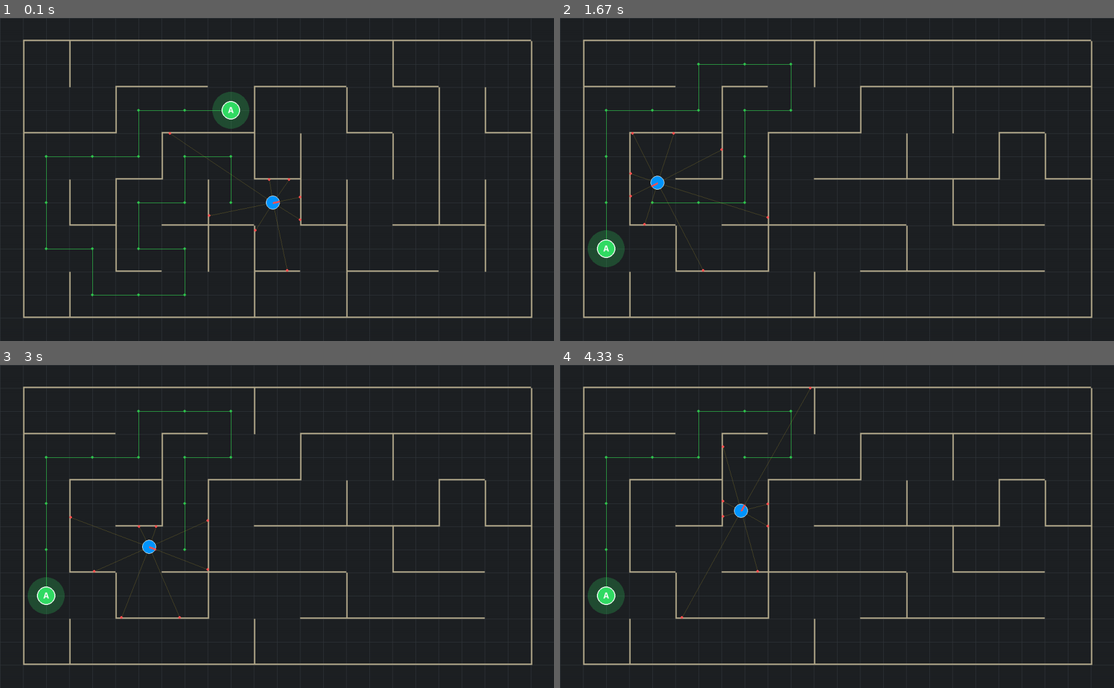
Above: before the commit, frames 1-4 (two rows, left to right).
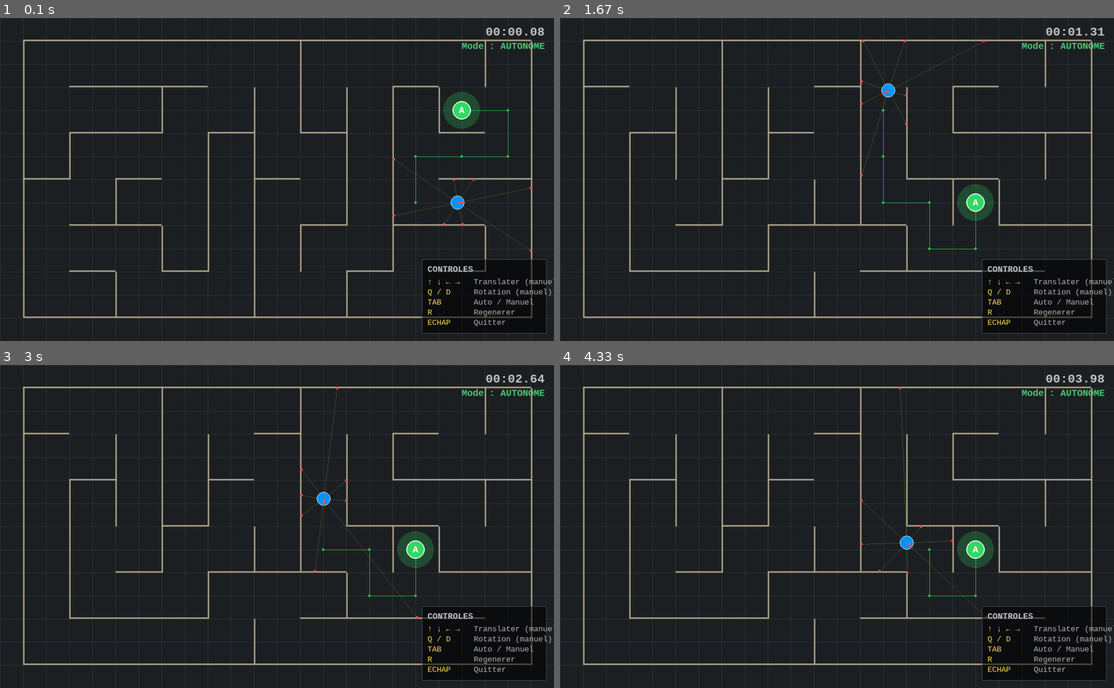
Above: after the commit, the same moments.

Repository: PauloMoq/robotic_s4
Game: pygame game, started from project/03_test_lidar.py
Two runs of this game, one before a commit and one after it. Both use one fixed random seed, a clock stepped at 60 frames per second and the inputs below.
Inputs:
- Up to frame 1 (0.1 s): no input
- Up to frame 2 (1.67 s): tap R at 0.33 s; tap Enter at 0.67 s
- Up to frame 3 (3 s): no input
- Up to frame 4 (4.33 s): no input

The runs differ from the first frame. In frame 1, 5.6% of the frame differs, in the area x 4-100%, y 2-98%; in frame 2, 5.2%; in frame 3, 5.1%; in frame 4, 5.1%.

Commit message:
feat: main 3 clean + affichage UI + Tab pour changer de Mode (manuel/autonome)

Diff:
--- a/project/03_test_lidar.py
+++ b/project/03_test_lidar.py
@@ -4,155 +4,36 @@
 from robot.model.RobotMobile import RobotMobile
 from robot.model.Moteur import MoteurOmnidirectionnel
 from robot.controler.ControleurPygame import ControleurPygame
+from robot.controler.ControleurAutonome import ControleurAutonome
 from robot.vue.VuePygame import VuePygame
 from robot.model.Environnement import Environnement
+from robot.model.Labyrinthe import Labyrinthe
+from robot.model.Lidar import Lidar
 import pygame
 import sys
-import random
-from robot.model.Lidar import Lidar
-from robot.controler.ControleurAutonome import ControleurAutonome
-
-# ---------------------------------------------------------------------------
-# Labyrinthe procédural — Recursive Backtracker (DFS)
-#
-# La grille est découpée en cellules. Chaque mur entre deux cellules
-# adjacentes est soit présent soit abattu par l'algorithme DFS.
-# Les murs sont ensuite convertis en segments pour l'Environnement.
-#
-# Coordonnées monde : origine (0,0) au centre, x ∈ [-demi_x, demi_x]
-# ---------------------------------------------------------------------------
 
 WIN_W    = 1200
 WIN_H    = 700
 MARGE_PX = 30
 SCALE    = 50
-CELL     = 2.0    # taille d'une cellule en unités monde
-E        = 0.06   # épaisseur des murs
+CELL     = 2.0
+E        = 0.06
 
-demi_x = (WIN_W / 2 - MARGE_PX) / SCALE   # 11.4
-demi_y = (WIN_H / 2 - MARGE_PX) / SCALE   # 6.4
+demi_x = (WIN_W / 2 - MARGE_PX) / SCALE
+demi_y = (WIN_H / 2 - MARGE_PX) / SCALE
 
-COLS = int(2 * demi_x / CELL)   # 11
-ROWS = int(2 * demi_y / CELL)   # 6
-
-# Coin bas-gauche du labyrinthe en unités monde
-X0 = -COLS * CELL / 2
-Y0 = -ROWS * CELL / 2
-
-
-# ── Algorithme DFS ──────────────────────────────────────────────────────────
-
-def generer_labyrinthe(cols, rows, seed=None):
-    """
-    Recursive Backtracker (DFS iteratif).
-    Retourne un set de murs abattus : {((r1,c1),(r2,c2)), ...}
-    où (r1,c1) et (r2,c2) sont deux cellules voisines sans mur entre elles.
-    """
-    if seed is not None:
-        random.seed(seed)
-
-    visited = [[False]*cols for _ in range(rows)]
-    passages = set()  # paires de cellules connectées (mur abattu)
-
-    def voisins(r, c):
-        for dr, dc in [(-1,0),(1,0),(0,-1),(0,1)]:
-            nr, nc = r+dr, c+dc
-            if 0 <= nr < rows and 0 <= nc < cols and not visited[nr][nc]:
-                yield (nr, nc)
-
-    # Départ aléatoire
-    r0, c0 = random.randint(0, rows-1), random.randint(0, cols-1)
-    stack = [(r0, c0)]
-    visited[r0][c0] = True
-
-    while stack:
-        r, c = stack[-1]
-        vois = list(voisins(r, c))
-        if vois:
-            nr, nc = random.choice(vois)
-            visited[nr][nc] = True
-            # Enregistrer le passage (clé canonique)
-            passages.add((min((r,c),(nr,nc)), max((r,c),(nr,nc))))
-            stack.append((nr, nc))
-        else:
-            stack.pop()
-
-    return passages
-
-
-def cellule_vers_monde(r, c):
-    """Retourne le coin bas-gauche de la cellule (r, c) en coordonnées monde."""
-    x = X0 + c * CELL
-    y = Y0 + (ROWS - 1 - r) * CELL   # r=0 est en haut → y grand
-    return x, y
-
-
-def construire_murs(passages):
-    """
-    Convertit la grille + passages en liste de murs {x, y, w, h}.
-    On génère les murs de bordure + les murs intérieurs non abattus.
-    """
-    murs = []
-
-    def mh(x, y, w):
-        if w > E: murs.append({"x": x, "y": y, "w": w, "h": E})
-
-    def mv(x, y, h):
-        if h > E: murs.append({"x": x, "y": y, "w": E, "h": h})
-
-    # ── Bordures extérieures ────────────────────────────────────────────────
-    larg = COLS * CELL
-    haut = ROWS * CELL
-    mh(X0, Y0,        larg)          # bas
-    mh(X0, Y0 + haut, larg)          # haut
-    mv(X0,        Y0, haut)          # gauche
-    mv(X0 + larg, Y0, haut)          # droite
-
-    # ── Murs intérieurs ─────────────────────────────────────────────────────
-    for r in range(ROWS):
-        for c in range(COLS):
-            cx, cy = cellule_vers_monde(r, c)
-
-            # Mur du BAS de la cellule (entre (r,c) et (r+1,c))
-            # r+1 est la ligne en dessous → en monde c'est cy - CELL
-            if r + 1 < ROWS:
-                cle = (min((r,c),(r+1,c)), max((r,c),(r+1,c)))
-                if cle not in passages:
-                    mh(cx, cy, CELL)
-
-            # Mur de DROITE de la cellule (entre (r,c) et (r,c+1))
-            if c + 1 < COLS:
-                cle = (min((r,c),(r,c+1)), max((r,c),(r,c+1)))
-                if cle not in passages:
-                    mv(cx + CELL, cy, CELL)
-
-    return murs
-
-
-def cellule_aleatoire_unique(exclure=None):
-    while True:
-        r = random.randint(0, ROWS-1)
-        c = random.randint(0, COLS-1)
-        if exclure is None or (r, c) != exclure:
-            return r, c
-
-
-def centre_cellule_monde(r, c):
-    x, y = cellule_vers_monde(r, c)
-    return x + CELL/2, y + CELL/2
-
-
-# ── Main ────────────────────────────────────────────────────────────────────
+COLS = int(2 * demi_x / CELL)
+ROWS = int(2 * demi_y / CELL)
 
 def main():
-    passages = generer_labyrinthe(COLS, ROWS)
-    murs     = construire_murs(passages)
+    laby = Labyrinthe(COLS, ROWS, cell_size=CELL, epaisseur_mur=E)
+    laby.generer()
+    murs = laby.construire_murs()
 
-    # Départ et arrivée aléatoires (cellules différentes)
-    r_dep, c_dep = cellule_aleatoire_unique()
-    r_arr, c_arr = cellule_aleatoire_unique(exclure=(r_dep, c_dep))
-    x_dep, y_dep = centre_cellule_monde(r_dep, c_dep)
-    x_arr, y_arr = centre_cellule_monde(r_arr, c_arr)
+    r_dep, c_dep = laby.cellule_aleatoire()
+    r_arr, c_arr = laby.cellule_aleatoire(exclure=(r_dep, c_dep))
+    x_dep, y_dep = laby.centre_cellule_monde(r_dep, c_dep)
+    x_arr, y_arr = laby.centre_cellule_monde(r_arr, c_arr)
 
     env = Environnement(
         largeur=WIN_W / SCALE,
@@ -161,27 +42,30 @@
         arrivee={"x": x_arr, "y": y_arr, "rayon": 0.4}
     )
 
-    robot      = RobotMobile(x=x_dep, y=y_dep, moteur=MoteurOmnidirectionnel())
-    vue        = VuePygame(largeur=WIN_W, hauteur=WIN_H, scale=SCALE)
-    lidar      = Lidar(nb_rayons=8, portee=8.0, pas=0.02)
-    controleur_manuel   = ControleurPygame(robot)
-    controleur_auto     = ControleurAutonome(
-                              robot, lidar, passages,
-                              cell_size=CELL, x0=X0, y0=Y0,
-                              cols=COLS, rows=ROWS,
-                              rc_depart=(r_dep, c_dep),
-                              rc_arrivee=(r_arr, c_arr),
-                              v_max=2.0, omega_max=3.0)
-    mode_auto  = True    # Tab pour basculer en manuel
-    clock      = pygame.time.Clock()
-    victoire   = False
-    running    = True
+    robot             = RobotMobile(x=x_dep, y=y_dep, moteur=MoteurOmnidirectionnel())
+    vue               = VuePygame(largeur=WIN_W, hauteur=WIN_H, scale=SCALE)
+    lidar             = Lidar(nb_rayons=8, portee=8.0, pas=0.02)
+    controleur_manuel = ControleurPygame(robot)
+    controleur_auto   = ControleurAutonome(
+                            robot, lidar, laby.passages,
+                            cell_size=CELL, x0=laby.x0, y0=laby.y0,
+                            cols=COLS, rows=ROWS,
+                            rc_depart=(r_dep, c_dep),
+                            rc_arrivee=(r_arr, c_arr),
+                            v_max=2.0, omega_max=3.0)
 
-    print("=== Labyrinthe Procédural (DFS) — Robot Mobile ===")
+    mode_auto = True
+    clock     = pygame.time.Clock()
+    timer     = 0.0
+    victoire  = False
+    running   = True
+
+    pygame.display.set_caption("03 — Labyrinthe + LIDAR + Autonome")
+    print("=== Labyrinthe + LIDAR + Pilote Autonome ===")
     print(f"Grille {COLS}×{ROWS}, cellules {CELL} unités")
     print(f"Départ  : cellule ({r_dep},{c_dep})")
     print(f"Arrivée : cellule ({r_arr},{c_arr})")
-    print("Flèches : déplacement  |  Q/D : rotation  |  TAB : auto/manuel  |  R : regénérer  |  ECHAP : quitter")
+    print("TAB : auto/manuel  |  R : régénérer  |  ECHAP : quitter")
 
     try:
         while running:
@@ -194,19 +78,21 @@
                     if event.key == pygame.K_TAB:
                         mode_auto = not mode_auto
                         print(f"Mode : {'AUTONOME' if mode_auto else 'MANUEL'}")
-                    # R : régénérer le labyrinthe
                     if event.key == pygame.K_r:
                         main()
                         return
 
-            dt = clock.tick(60) / 1000.0
+            dt     = clock.tick(60) / 1000.0
+            timer += dt
 
             if not victoire:
                 lidar.scanner(robot, env)
+
                 if mode_auto:
                     commande = controleur_auto.calculer_commande()
                 else:
                     commande = controleur_manuel.lire_commande()
+
                 robot.commander(**commande)
                 robot.mettre_a_jour(dt, env)
 
@@ -221,6 +107,9 @@
             vue.dessiner_arrivee(env)
             vue.dessiner_lidar(robot, lidar)
             vue.dessiner_robot(robot)
+            vue.dessiner_timer(timer)
+            vue.dessiner_mode_auto(mode_auto)
+            vue.dessiner_controles(robot, avec_regenerer=True, avec_mode_auto=True)
 
             if victoire:
                 vue.afficher_victoire()
@@ -234,6 +123,5 @@
         print("Fermeture propre effectuée.")
         sys.exit()
 
-
 if __name__ == "__main__":
     main()
--- a/project/robot/vue/VuePygame.py
+++ b/project/robot/vue/VuePygame.py
@@ -177,9 +177,23 @@
         surf = font.render(f"Moteur : {label}", True, couleur)
         self.screen.blit(surf, (self.largeur - surf.get_width() - 20, 50))
 
-    def dessiner_controles(self, robot, avec_regenerer=False):
+    def dessiner_mode_auto(self, mode_auto: bool):
+        """Affiche le mode de conduite (AUTONOME / MANUEL) sous le chrono."""
+        label   = "AUTONOME" if mode_auto else "MANUEL"
+        couleur = (80, 200, 120) if mode_auto else (255, 180, 60)
+        font = pygame.font.SysFont("monospace", 20, bold=True)
+        surf = font.render(f"Mode : {label}", True, couleur)
+        self.screen.blit(surf, (self.largeur - surf.get_width() - 20, 50))
+
+    def dessiner_controles(self, robot, avec_regenerer=False, avec_mode_auto=False):
         """Panneau des touches en bas à droite, adapté au type de moteur."""
-        if robot.moteur is not None and hasattr(robot.moteur, 'vx'):
+        if avec_mode_auto:
+            lignes = [
+                ("↑ ↓ ← →", "Translater (manuel)"),
+                ("Q / D", "Rotation (manuel)"),
+                ("TAB", "Auto / Manuel"),
+            ]
+        elif robot.moteur is not None and hasattr(robot.moteur, 'vx'):
             lignes = [
                 ("↑ ↓ ← →", "Translater"),
                 ("Q / D", "Rotation"),
